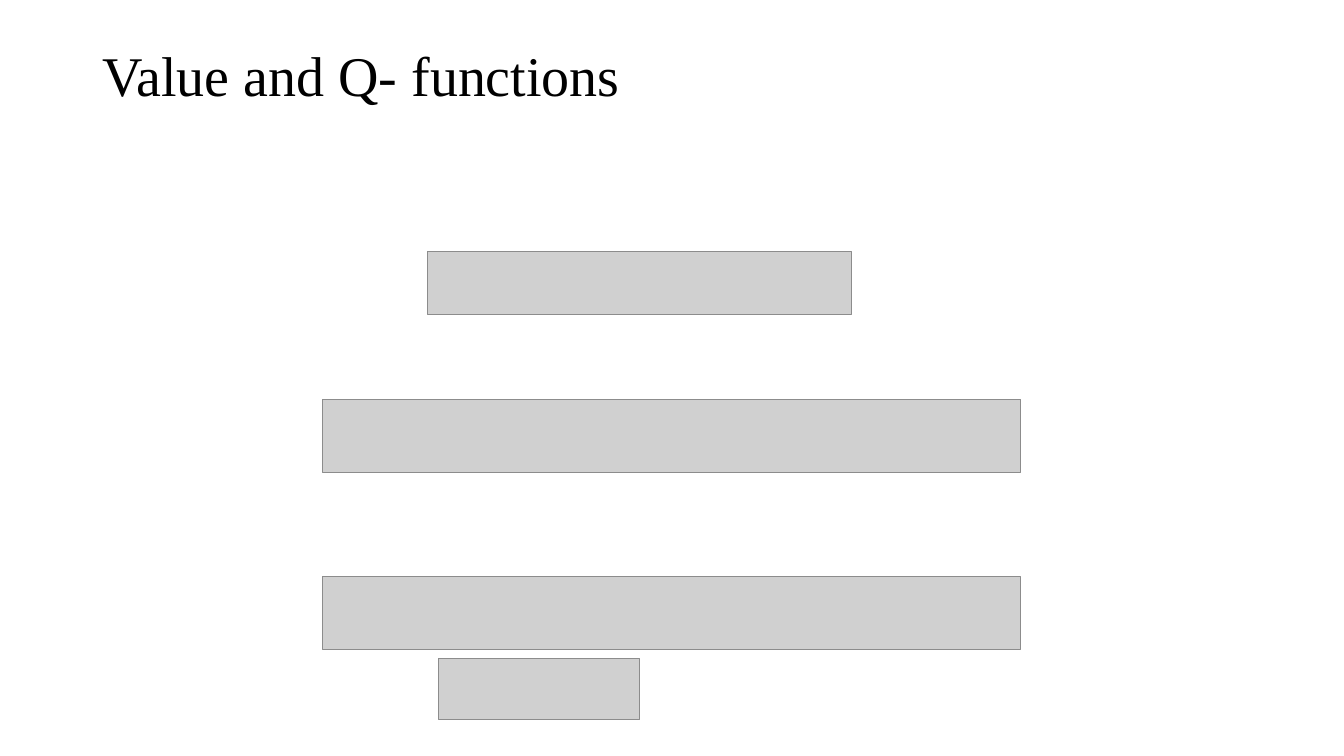
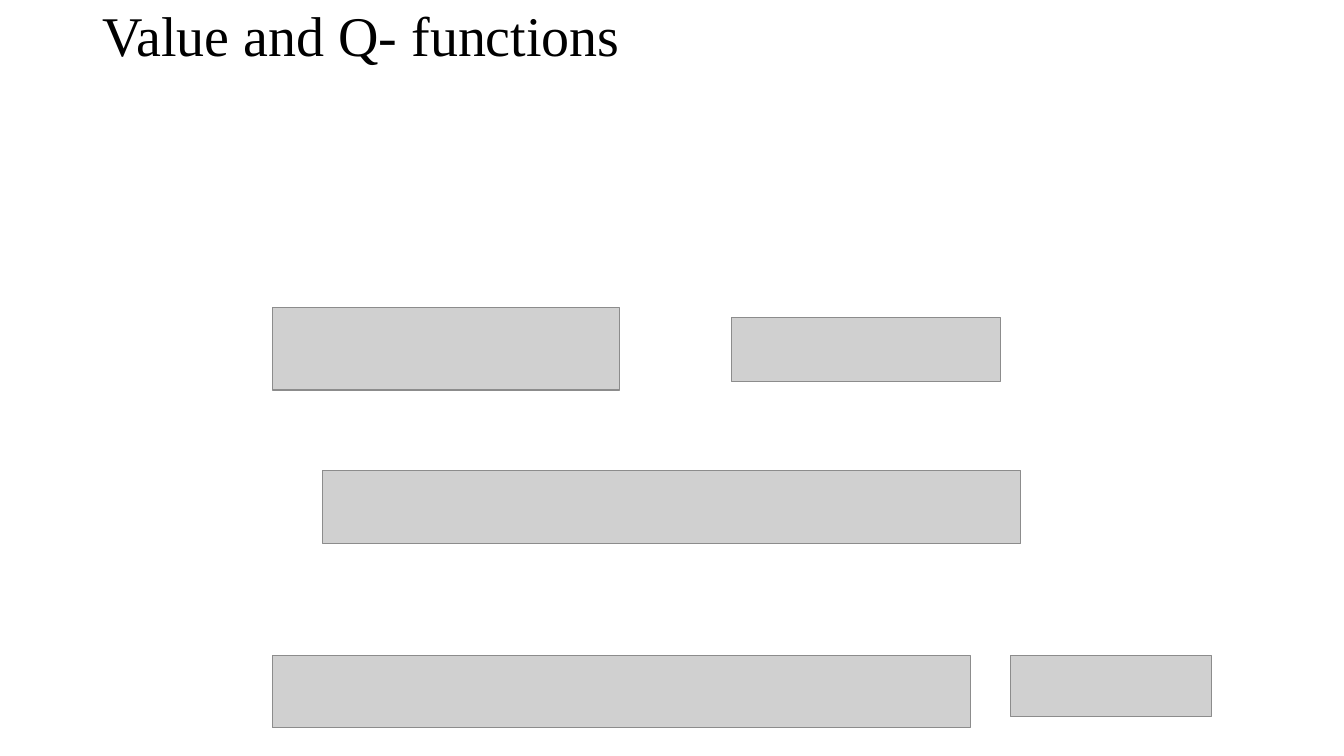
Before and after one commit to mlnewbie1996/Dissertation-MTech, a slide deck: slide 16 of Phase_I/Dissertation_Phase1.pptx (slide 17 before the commit). Drawn at 1344x756 pixels with LibreOffice and Linux fonts; fonts in the diff are those of the drawing; grey boxes stand for pictures. Boxes give left, top, right and bottom in pixels: in the first picture for what was removed or moved away, otherwise in the second. Text is boxed around its words. In the diff, an @@ line names an element or a change of style, - is before the commit and + after.

```diff
--- a/Phase_I/Dissertation_Phase1.pptx
+++ b/Phase_I/Dissertation_Phase1.pptx
@@ title "Value and Q- functions": place and size @@
-title "Value and Q- functions" at (102,56,619,105)
+title "Value and Q- functions" at (102,16,619,65)
@@ picture removed at (427,251,851,314) @@
@@ picture added at (272,308,619,390) @@
@@ picture added at (732,318,1001,382) @@
@@ picture: place and size @@
-picture at (323,399,1021,473)
+picture at (323,471,1021,544)
@@ picture: place and size @@
-picture at (323,577,1021,649)
+picture at (272,655,971,728)
@@ picture: place and size @@
-picture at (439,658,639,720)
+picture at (1010,655,1211,717)
```
Also in this commit, not shown: 7 other slides changed, 2 slides added, 3 slides removed, 17 other files.
